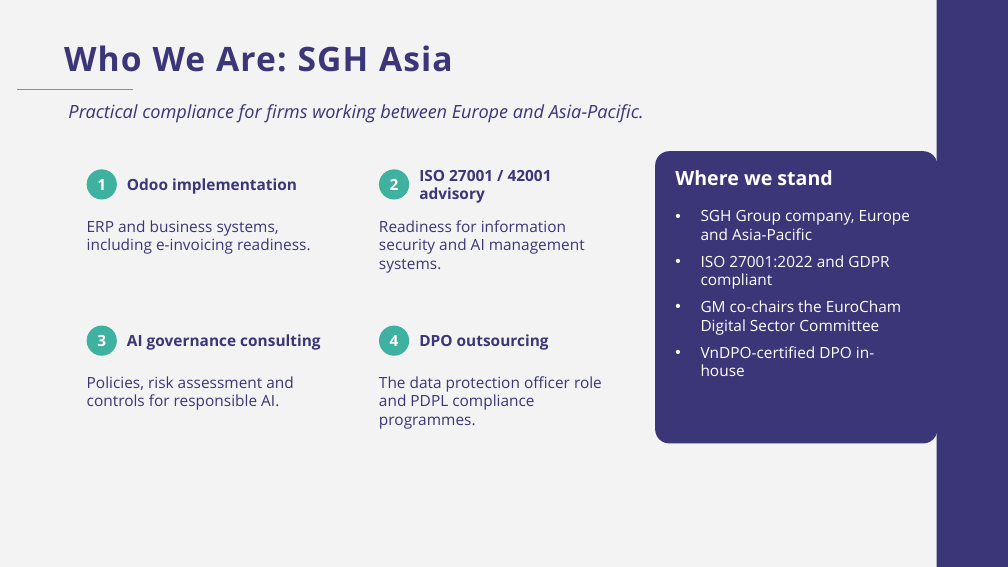
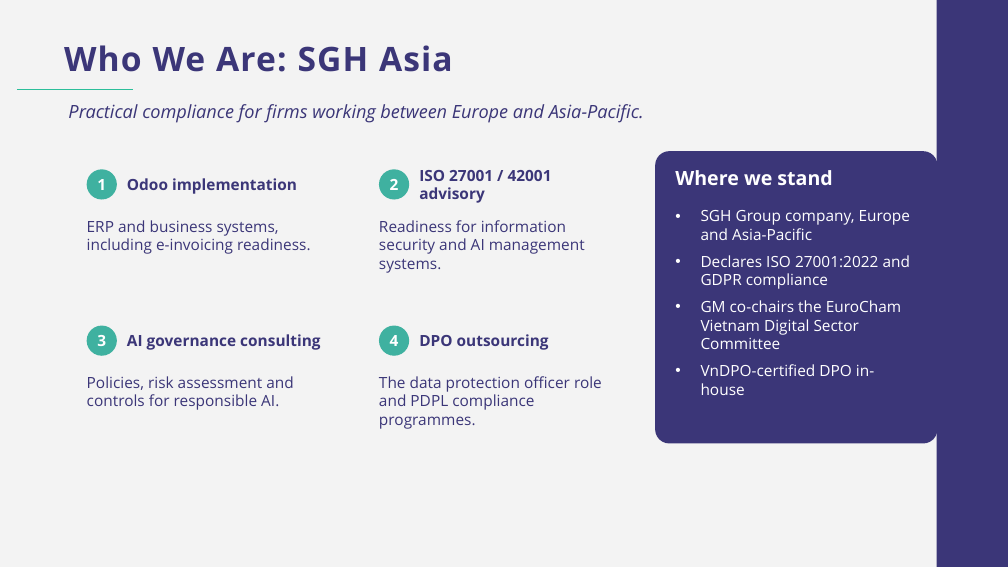
Before and after one commit to tranmyphuc/docs, a slide deck: slide 4 of SGH_Asia_SGS_Pitch_Deck.pptx. Drawn at 1008x567 pixels with LibreOffice and Linux fonts; fonts in the diff are those of the drawing; background and template pictures are left out. Boxes give left, top, right and bottom in pixels: in the first picture for what was removed or moved away, otherwise in the second. Text is boxed around its words. In the diff, an @@ line names an element or a change of style, - is before the commit and + after.

```diff
--- a/SGH_Asia_SGS_Pitch_Deck.pptx
+++ b/SGH_Asia_SGS_Pitch_Deck.pptx
@@ text at box(701, 255, 910, 349): text changed @@
-• ISO 27001:2022 and GDPR compliant
-• GM co-chairs the EuroCham Digital Sector Committee
+• Declares ISO 27001:2022 and GDPR compliance
+• GM co-chairs the EuroCham Vietnam Digital Sector Committee
```
Also in this commit, not shown: 5 other slides changed.
